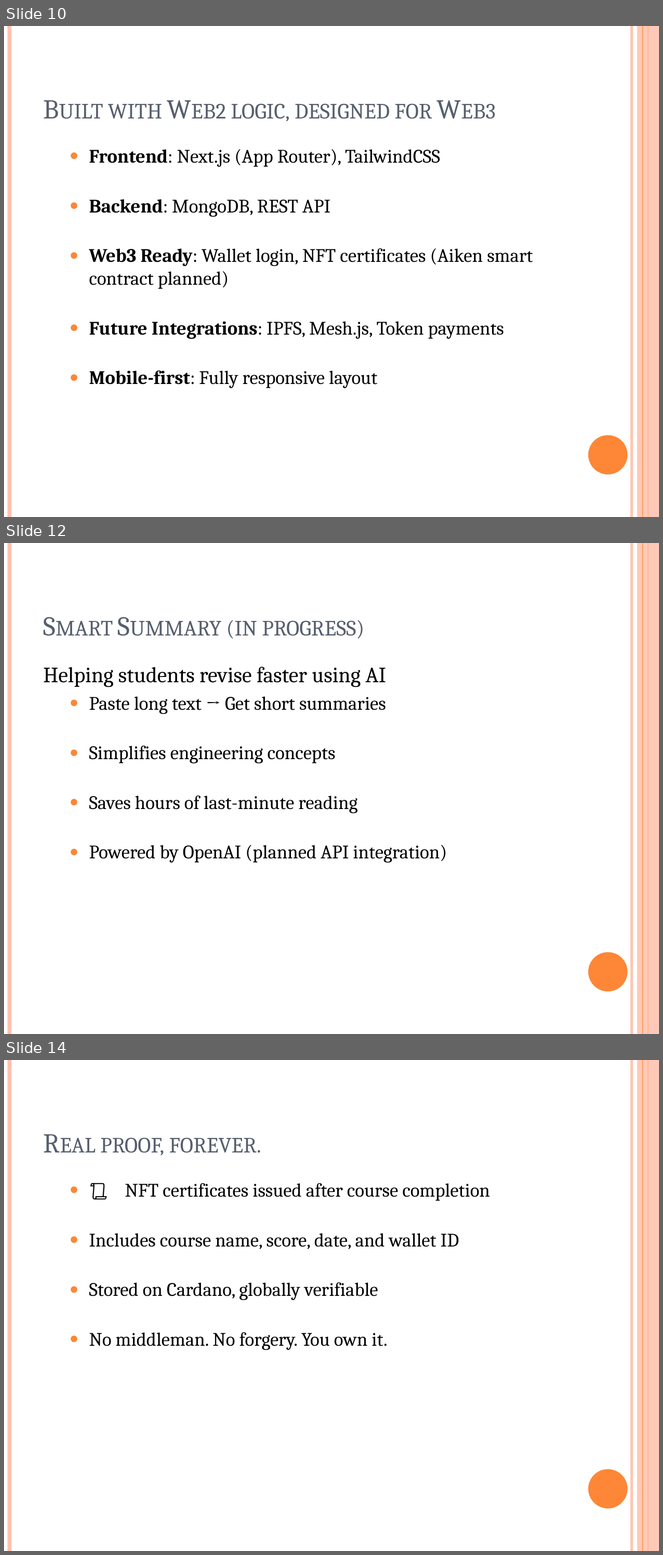
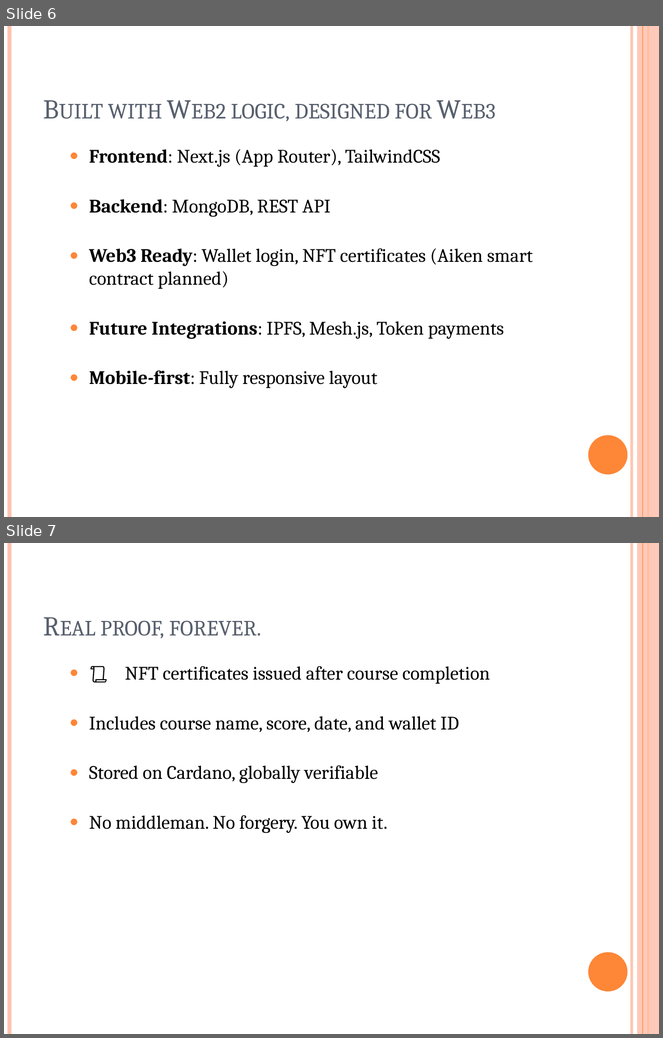
Before and after one commit to princedigital01/proofLearn, a slide deck: presentation/Pitch.pptx. Shown one above the other, each under a label of ours: slides 10, 12 and 14 before the commit, slides 6 and 7 after it; the slides between them are not shown. The pictures are 663x1555 and 663x1038 pixels, drawn with LibreOffice and Linux fonts; fonts in the diff are those of the drawing. Boxes give left, top, right and bottom in pixels: in the first picture for what was removed or moved away, otherwise in the second. Text is boxed around its words. In the diff, an @@ line names an element or a change of style, - is before the commit and + after.

```diff
--- a/presentation/Pitch.pptx
+++ b/presentation/Pitch.pptx
@@ slide 12 removed at (4,543,659,1034), background #FFFFFF; not listed: 6 template elements that a slide beside it also shows @@
@@ title removed at (227,620,364,639) @@
-Smart Summary (in progress)
@@ text removed at (43,667,447,863) @@
-Helping students revise faster using AI
-  ● Paste long text → Get short summaries
-  ● Simplifies engineering concepts
-  ● Saves hours of last-minute reading
-  ● Powered by OpenAI (planned API integration)
@@ what was slide 10 is now slide 6 @@
@@ what was slide 14 is now slide 7 @@
```
Also in this commit, not shown: 3 slides changed, 1 slide added, 10 other slides removed, 8 other files.
